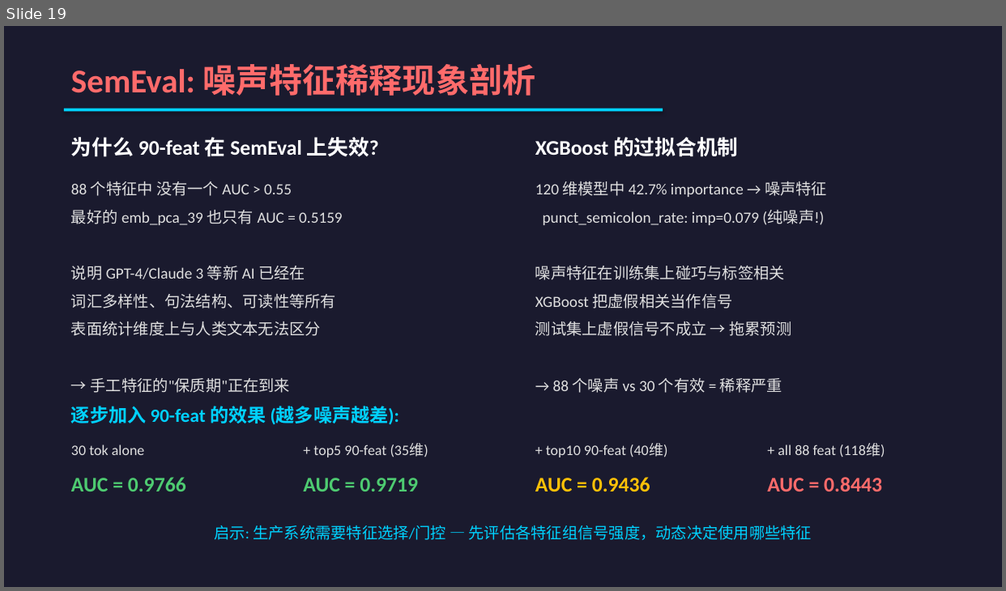
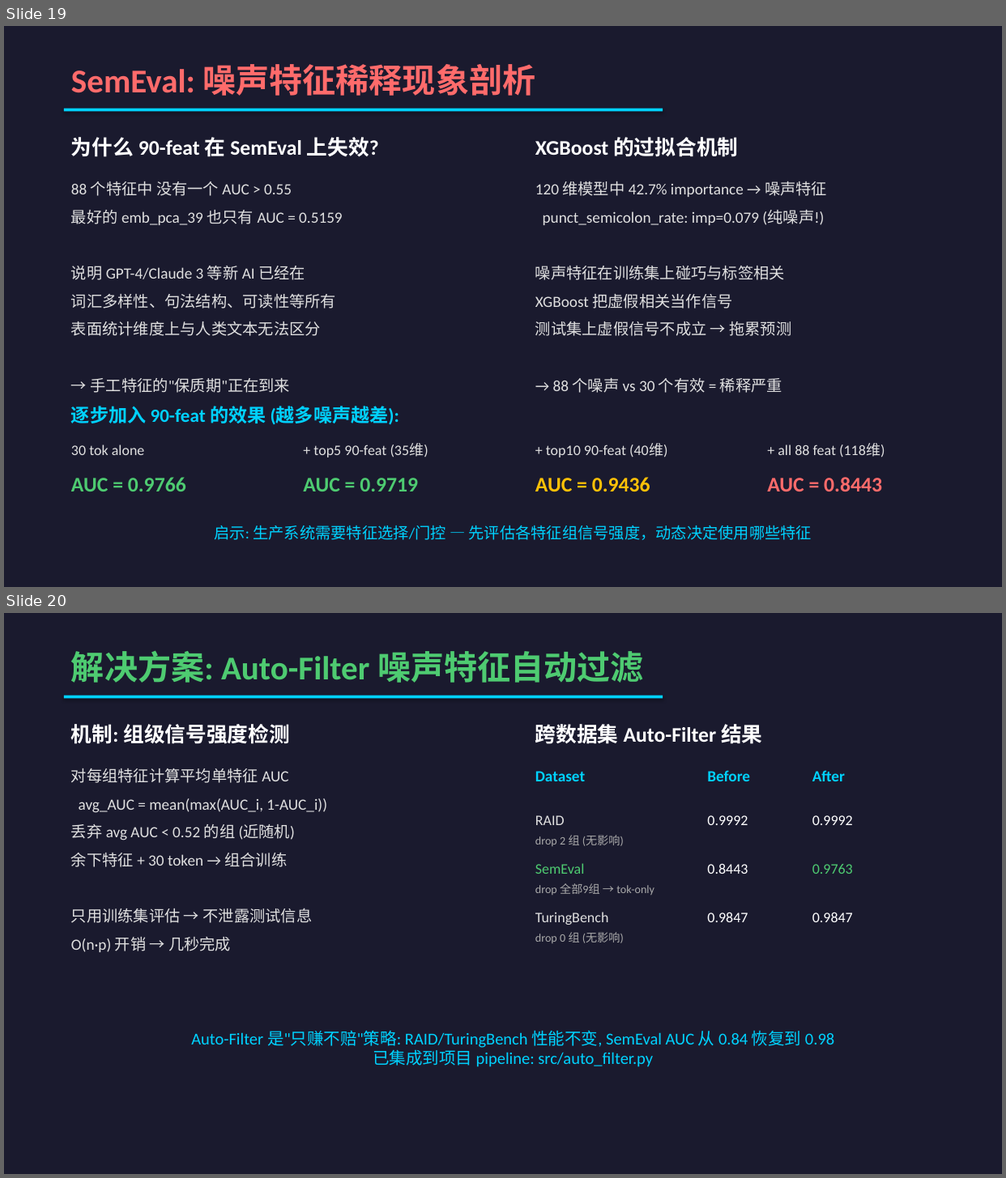
Before and after one commit to HaibinLai/HC3, a slide deck: reports/AIGC_Detection_Presentation.pptx. Shown one above the other, each under a label of ours: slide 19 before the commit, slides 19 and 20 after it. The pictures are 1006x591 and 1006x1178 pixels, drawn with LibreOffice and Linux fonts; fonts in the diff are those of the drawing. Boxes give left, top, right and bottom in pixels: in the first picture for what was removed or moved away, otherwise in the second. Text is boxed around its words. In the diff, an @@ line names an element or a change of style, - is before the commit and + after.

```diff
--- a/reports/AIGC_Detection_Presentation.pptx
+++ b/reports/AIGC_Detection_Presentation.pptx
@@ slide 20 added at <box>4,613,1002,1174</box>, background #1A1A2E @@
@@ text added at <box>71,650,644,683</box>, 32 pt, text #4ECB71, bold @@
+解决方案: Auto-Filter 噪声特征自动过滤
@@ rectangle added at <box>64,696,663,698</box>, fill #00D2FF @@
@@ text added at <box>71,724,290,744</box>, 20 pt, text #FFFFFF, bold @@
+机制: 组级信号强度检测
@@ text added at <box>535,724,762,744</box>, 20 pt, text #FFFFFF, bold @@
+跨数据集 Auto-Filter 结果
@@ text added at <box>71,769,327,952</box>, 15 pt, text #E0E0E0 @@
+对每组特征计算平均单特征 AUC
+avg_AUC = mean(max(AUC_i, 1-AUC_i))
+丢弃 avg AUC < 0.52 的组 (近随机)
+余下特征 + 30 token → 组合训练
+只用训练集评估 → 不泄露测试信息
+O(n·p) 开销 → 几秒完成
@@ text added at <box>535,771,585,781</box>, 15 pt, text #00D2FF, bold @@
+Dataset
@@ text added at <box>707,770,750,781</box>, 15 pt, text #00D2FF, bold @@
+Before
@@ text added at <box>812,770,845,781</box>, 15 pt, text #00D2FF, bold @@
+After
@@ text added at <box>535,815,565,825</box>, 14 pt, text #E0E0E0 @@
+RAID
@@ text added at <box>707,815,748,825</box>, 14 pt, text #FFFFFF @@
+0.9992
@@ text added at <box>812,815,853,825</box>, 14 pt, text #FFFFFF @@
+0.9992
@@ text added at <box>535,835,624,846</box>, 11 pt, text #AAAAAA @@
+drop 2 组 (无影响)
@@ text added at <box>535,863,585,874</box>, 14 pt, text #4ECB71 @@
+SemEval
@@ text added at <box>707,863,748,874</box>, 14 pt, text #FFFFFF @@
+0.8443
@@ text added at <box>812,864,853,874</box>, 14 pt, text #4ECB71 @@
+0.9763
@@ text added at <box>535,884,654,895</box>, 11 pt, text #AAAAAA @@
+drop 全部9组 → tok-only
@@ text added at <box>535,912,609,925</box>, 14 pt, text #E0E0E0 @@
+TuringBench
@@ text added at <box>707,912,748,922</box>, 14 pt, text #FFFFFF @@
+0.9847
@@ text added at <box>812,912,853,922</box>, 14 pt, text #FFFFFF @@
+0.9847
@@ text added at <box>535,932,624,943</box>, 11 pt, text #AAAAAA @@
+drop 0 组 (无影响)
@@ text added at <box>191,1030,834,1067</box>, 16 pt, text #00D2FF @@
+Auto-Filter 是"只赚不赔"策略: RAID/TuringBench 性能不变, SemEval AUC 从 0.84 恢复到 0.98
+已集成到项目 pipeline: src/auto_filter.py
```
Also in this commit, not shown: 3 other files.
